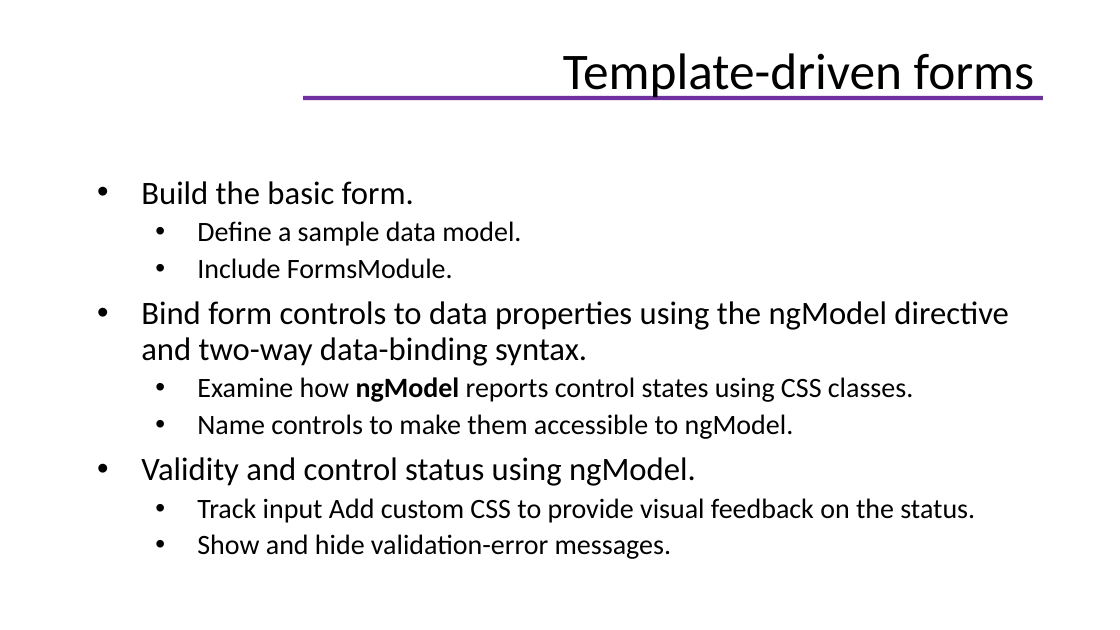
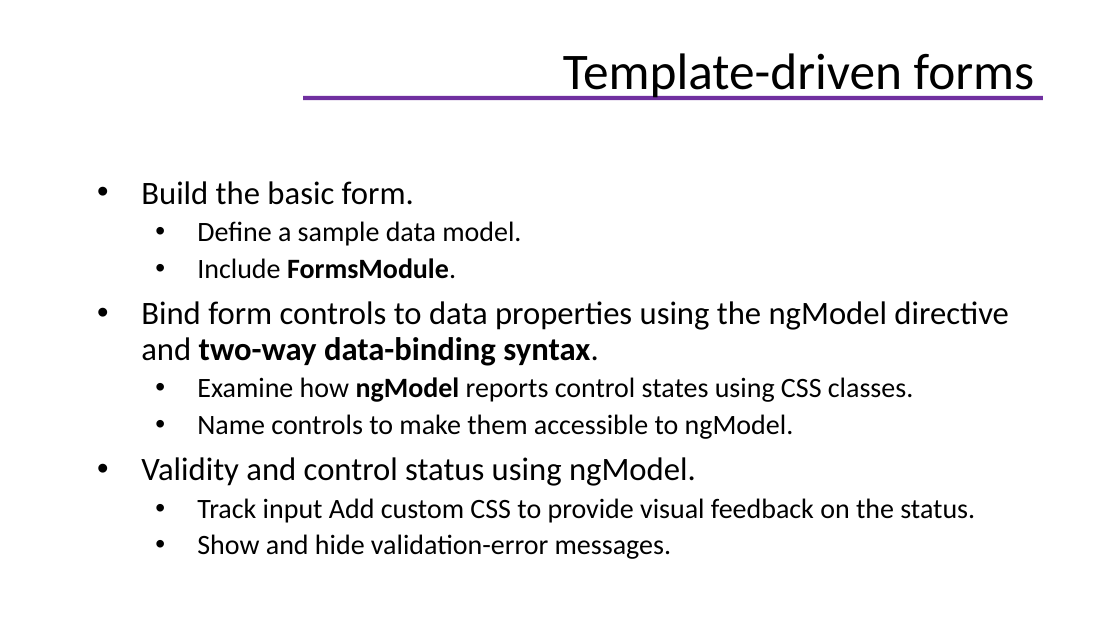
Before and after one commit to helenhash/angular-training, a slide deck: slide 68 of docs/Angular Training.pptx. Drawn at 1120x630 pixels with LibreOffice and Linux fonts; fonts in the diff are those of the drawing; background and template pictures are left out. Boxes give left, top, right and bottom in pixels: in the first picture for what was removed or moved away, otherwise in the second. Text is boxed around its words. In the diff, an @@ line names an element or a change of style, - is before the commit and + after.

```diff
--- a/docs/Angular Training.pptx
+++ b/docs/Angular Training.pptx
@@ text at (141, 301, 1008, 366): bold on in "FormsModule.", "two-way data-binding syntax." @@
```
Also in this commit, not shown: 2 other slides changed, 9 other files.
